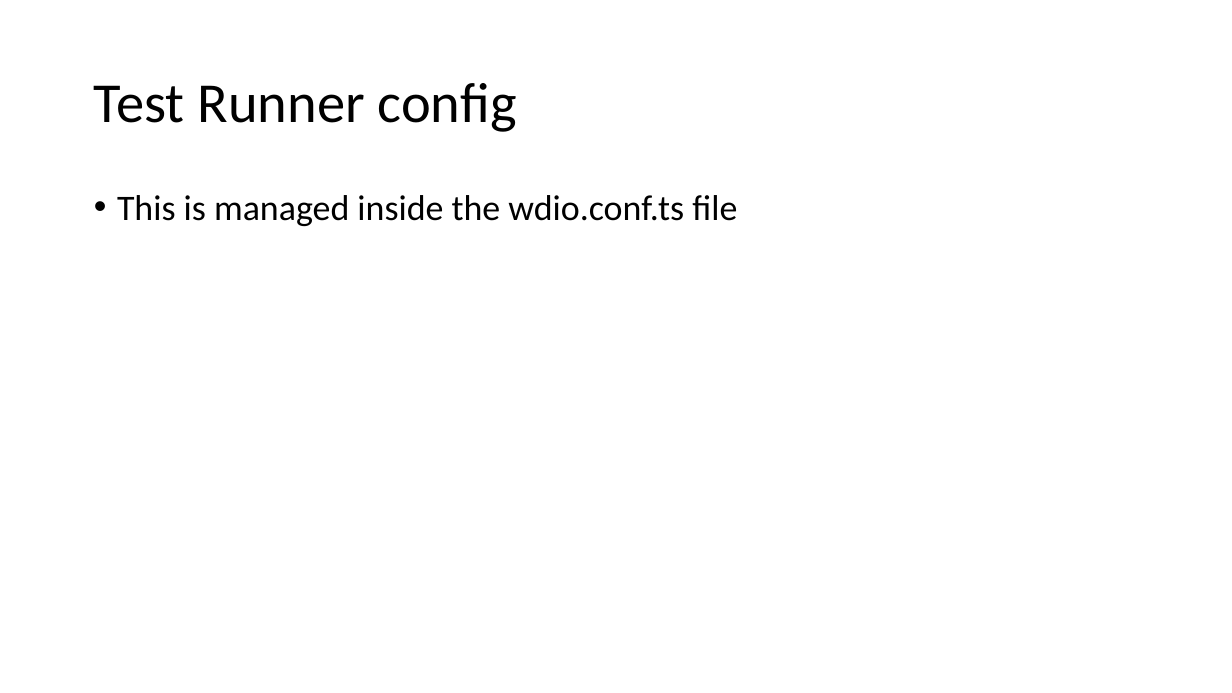
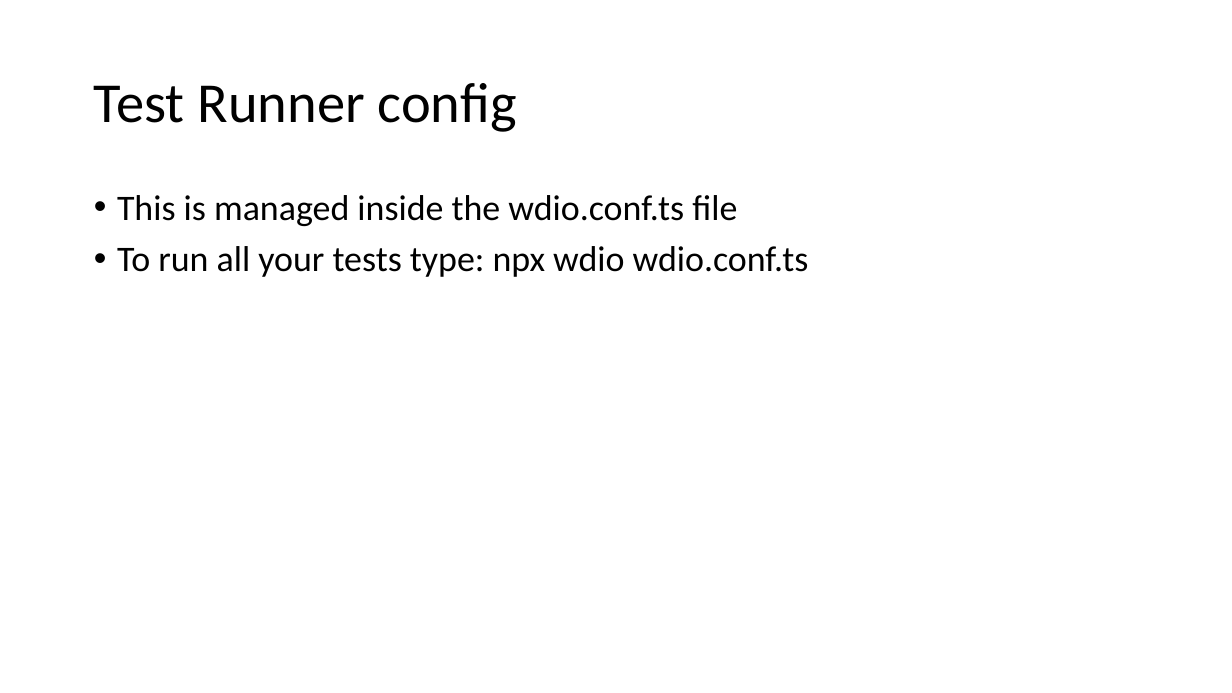
Before and after one commit to mraphael2101/webdriverio_typescript_cucumber, a slide deck: slide 11 of WDIO.pptx. Drawn at 1232x693 pixels with LibreOffice and Linux fonts; fonts in the diff are those of the drawing. Boxes give left, top, right and bottom in pixels: in the first picture for what was removed or moved away, otherwise in the second. Text is boxed around its words. In the diff, an @@ line names an element or a change of style, - is before the commit and + after.

```diff
--- a/WDIO.pptx
+++ b/WDIO.pptx
@@ text at bbox=[117, 246, 809, 277]: paragraph added @@
+• To run all your tests type: npx wdio wdio.conf.ts
```
Also in this commit, not shown: 1 other slide changed, 5 other files.
